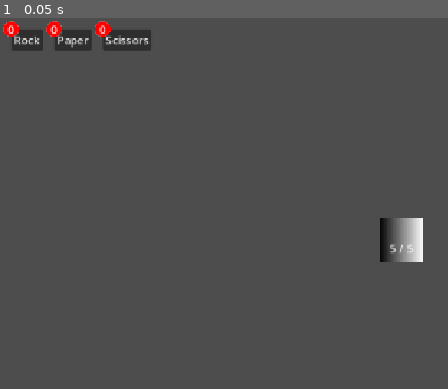
Above: before the commit, frame 1.
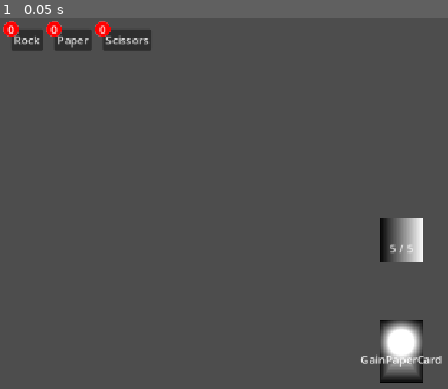
Above: after the commit, the same moment.

Repository: dfavelava/RockPaperScissors
Game: Godot game, scene res://scenes/rooms/CombatRoom.tscn
The game is run twice, just before and just after one commit, with the same random seed, the same clock (stepped at 60 frames per second) and the same inputs. This scene is started directly instead of the project's main scene.
Inputs:
- Up to frame 1 (0.05 s): no input

The runs differ from the first frame. In frame 1, 1.4% of the frame differs, in the area x 80-99%, y 81-99%.

Commit message:
Can play cards from combat room

Diff:
--- /dev/null
+++ b/rock-paper-scissors/assets/gainPaperCardArt.tres
@@ -0,0 +1,10 @@
+[gd_resource type="GradientTexture2D" format=3 uid="uid://dpxoanh5pm7ld"]
+
+[sub_resource type="Gradient" id="Gradient_xag7s"]
+offsets = PackedFloat32Array(0.40963855, 0.9879518)
+colors = PackedColorArray(1, 1, 1, 1, 0, 0, 0, 0)
+
+[resource]
+gradient = SubResource("Gradient_xag7s")
+fill = 1
+fill_from = Vector2(0.5, 0.5)
--- /dev/null
+++ b/rock-paper-scissors/assets/testCardBackground.tres
@@ -0,0 +1,11 @@
+[gd_resource type="GradientTexture2D" format=3 uid="uid://dgc1n2n0nyprs"]
+
+[sub_resource type="Gradient" id="Gradient_1l6f4"]
+offsets = PackedFloat32Array(0, 0.9939759, 1)
+colors = PackedColorArray(1, 1, 1, 1, 0.042168673, 0.042168673, 0.042168673, 1, 0, 0, 0, 1)
+
+[resource]
+gradient = SubResource("Gradient_1l6f4")
+height = 90
+fill = 2
+fill_from = Vector2(0.5, 0.5)
--- /dev/null
+++ b/rock-paper-scissors/resources/deck/card/GainPaperCard.tres
@@ -0,0 +1,7 @@
+[gd_resource type="Resource" script_class="GainPaperCard" format=3 uid="uid://v14vbdaapt4a"]
+
+[ext_resource type="Script" uid="uid://cnwdtj7rbxmqp" path="res://resources/deck/card/gain_paper.gd" id="1_u0cds"]
+
+[resource]
+script = ExtResource("1_u0cds")
+metadata/_custom_type_script = "uid://cnwdtj7rbxmqp"
--- a/rock-paper-scissors/resources/deck/card/gain_paper.gd
+++ b/rock-paper-scissors/resources/deck/card/gain_paper.gd
@@ -1,6 +1,8 @@
+class_name GainPaperCard
 extends Card
 
-var gainPaperAction = preload("res://resources/deck/card/gain_paper.gd")
+var gainPaperAction: Action = preload("res://resources/actions/gain/GainPaperAction.tres")
 
 func get_actions() -> Array[Action]:
+	print("Gain Paper")
 	return [gainPaperAction]
--- a/rock-paper-scissors/resources/deck/deck.gd
+++ b/rock-paper-scissors/resources/deck/deck.gd
@@ -1 +1,3 @@
 extends Resource
+
+var cards: Array[Card] = []
--- /dev/null
+++ b/rock-paper-scissors/scenes/deck/cards/GainPaper/GainPaperCard.tscn
@@ -0,0 +1,37 @@
+[gd_scene format=3 uid="uid://cr4enp5nyuvlb"]
+
+[ext_resource type="Script" uid="uid://12kw0lt0gfnr" path="res://scenes/deck/cards/GainPaper/gain_paper_card.gd" id="1_xag7s"]
+[ext_resource type="Resource" uid="uid://v14vbdaapt4a" path="res://resources/deck/card/GainPaperCard.tres" id="2_7tgj7"]
+[ext_resource type="Texture2D" uid="uid://dgc1n2n0nyprs" path="res://assets/testCardBackground.tres" id="2_12do0"]
+[ext_resource type="Texture2D" uid="uid://dpxoanh5pm7ld" path="res://assets/gainPaperCardArt.tres" id="3_5gm16"]
+
+[sub_resource type="RectangleShape2D" id="RectangleShape2D_xag7s"]
+size = Vector2(64, 90)
+
+[node name="GainPaperCard" type="Area2D" unique_id=230929272]
+script = ExtResource("1_xag7s")
+card = ExtResource("2_7tgj7")
+backgroundTexture = ExtResource("2_12do0")
+artTexture = ExtResource("3_5gm16")
+
+[node name="Background" type="Sprite2D" parent="." unique_id=1928486369]
+texture = ExtResource("2_12do0")
+
+[node name="Art" type="Sprite2D" parent="." unique_id=20272171]
+position = Vector2(0, -13)
+texture = ExtResource("3_5gm16")
+
+[node name="CollisionShape2D" type="CollisionShape2D" parent="." unique_id=233085353]
+visible = false
+shape = SubResource("RectangleShape2D_xag7s")
+
+[node name="Label" type="Label" parent="." unique_id=1239631179]
+anchors_preset = 5
+anchor_left = 0.5
+anchor_right = 0.5
+offset_left = -20.0
+offset_right = 20.0
+offset_bottom = 23.0
+grow_horizontal = 2
+text = "Test"
+horizontal_alignment = 1
--- /dev/null
+++ b/rock-paper-scissors/scenes/deck/cards/GainPaper/gain_paper_card.gd
@@ -0,0 +1 @@
+extends CardWrapper
--- /dev/null
+++ b/rock-paper-scissors/scenes/deck/cards/cardWrapper.gd
@@ -0,0 +1,39 @@
+@abstract
+class_name CardWrapper
+extends Area2D
+
+var defaultBackground: Texture2D = preload("res://assets/testCardBackground.tres")
+var actionStack: ActionStack = preload("res://resources/ActionStack.tres")
+
+var hovered := false
+
+@export var card: Card
+@export var backgroundTexture := defaultBackground
+@export var artTexture: Texture2D
+
+@onready var backgroundSprite = $Background
+@onready var artSprite = $Art
+@onready var label = $Label
+
+func _ready() -> void:
+	backgroundSprite.texture = backgroundTexture
+	artSprite.texture = artTexture
+	label.text = get_name()
+
+	mouse_entered.connect(onMouseEnter)
+	mouse_exited.connect(onMouseExit)
+
+func _input(event: InputEvent) -> void:
+	if event is InputEventMouseButton:
+		# Left Mouse Button Click
+		if event.button_index == MOUSE_BUTTON_LEFT and event.pressed:
+			onPlay()
+
+func onPlay() -> void:
+	actionStack.addActions(card.get_actions())
+
+func onMouseEnter() -> void:
+	hovered = true
+
+func onMouseExit() -> void:
+	hovered = false
--- a/rock-paper-scissors/scenes/rooms/CombatRoom.tscn
+++ b/rock-paper-scissors/scenes/rooms/CombatRoom.tscn
@@ -3,11 +3,15 @@
 [ext_resource type="PackedScene" uid="uid://dd44v5sta1hex" path="res://scenes/menus/ActionMenu.tscn" id="1_b4e6y"]
 [ext_resource type="Script" uid="uid://dvwbexvu8kvg1" path="res://scenes/rooms/combat_room.gd" id="1_n7xvs"]
 [ext_resource type="PackedScene" uid="uid://dfd6nlfv0jgn0" path="res://scenes/enemies/TestEnemy/TestEnemy.tscn" id="1_ns6rn"]
+[ext_resource type="PackedScene" uid="uid://cr4enp5nyuvlb" path="res://scenes/deck/cards/GainPaper/GainPaperCard.tscn" id="2_v7jix"]
 
 [node name="CombatRoom" type="Node2D" unique_id=610437533]
 script = ExtResource("1_n7xvs")
 
 [node name="Deck" type="Node2D" parent="." unique_id=360752860]
+position = Vector2(578, 480)
+
+[node name="GainPaperCard" parent="Deck" unique_id=230929272 instance=ExtResource("2_v7jix")]
 
 [node name="Enemies" type="Node2D" parent="." unique_id=1240315633]
 
Not shown, added: rock-paper-scissors/scenes/deck/cards/GainPaper/gain_paper_card.gd.uid
Not shown, added: rock-paper-scissors/scenes/deck/cards/cardWrapper.gd.uid
